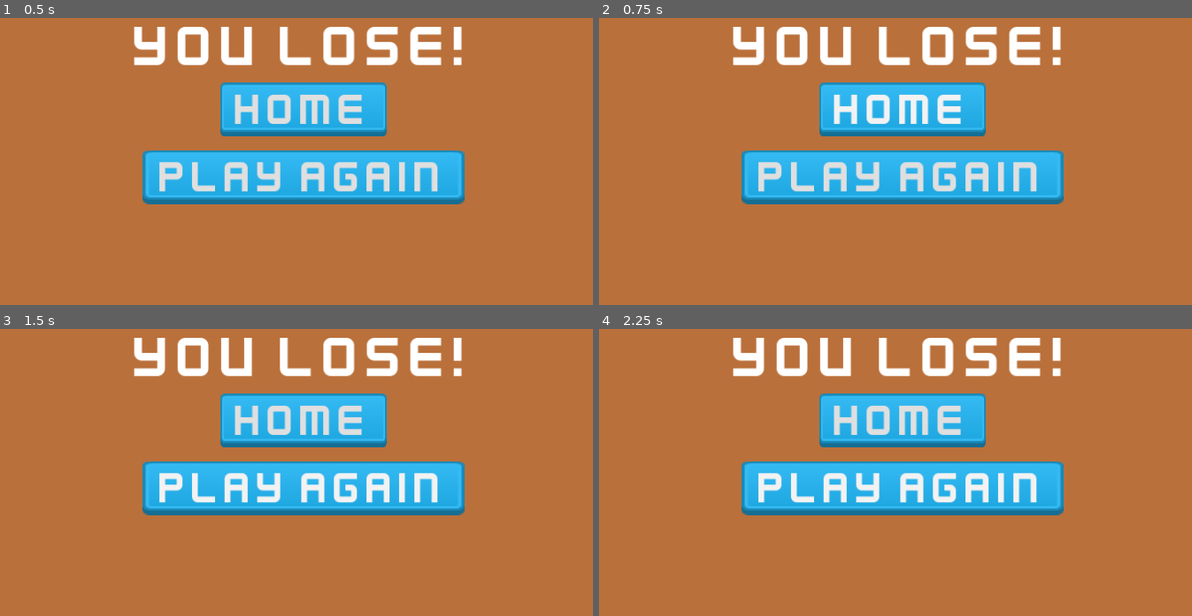
Above: before the commit, frames 1-4 (two rows, left to right).
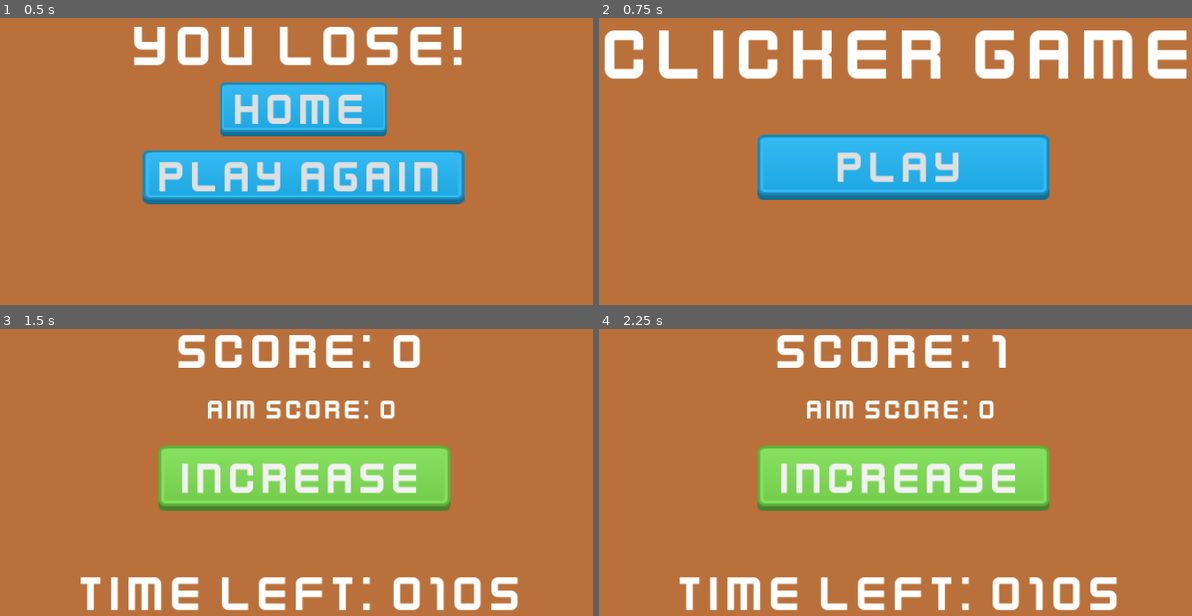
Above: after the commit, the same moments.

Repository: dspad/GodotMobileProject
Game: Godot game, scene res://Lose.tscn
The game is run twice, just before and just after one commit, with the same random seed, the same clock (stepped at 60 frames per second) and the same inputs. This scene is started directly instead of the project's main scene.
Inputs (mouse positions are in pixels of both pictures, inside the frame that each line leads up to):
- Up to frame 1 (0.5 s): no input
- Up to frame 2 (0.75 s): click "Home" at 0.5 s
- Up to frame 3 (1.5 s): click (302, 478) at 1.25 s, where only the run after the commit has a clickable "Play"
- Up to frame 4 (2.25 s): click (901, 486) at 2 s, where only the run before the commit has a clickable "Play Again"

Frame 1 is identical in both runs. In frame 2, 23% of the frame differs, in the area x 0-100%, y 3-65%; in frame 3, 26%; in frame 4, 26%, in the area x 13-88%, y 2-99%.

Commit message:
Lose scene button logic

Diff:
--- a/Lose.tscn
+++ b/Lose.tscn
@@ -1,6 +1,7 @@
-[gd_scene load_steps=8 format=3 uid="uid://cx2g0v10jcx73"]
+[gd_scene load_steps=10 format=3 uid="uid://cx2g0v10jcx73"]
 
 [ext_resource type="FontFile" uid="uid://c3tfupipflthx" path="res://Font/kenvector_future_thin.ttf" id="1_l76bp"]
+[ext_resource type="Script" path="res://lose.gd" id="1_m33bk"]
 [ext_resource type="Texture2D" uid="uid://bud12dwhwxt5i" path="res://PNG/blue_button04.png" id="2_s80jg"]
 [ext_resource type="Texture2D" uid="uid://dnh2gaoxcxuhe" path="res://PNG/blue_button05.png" id="3_fs0jd"]
 
@@ -15,6 +16,10 @@
 [sub_resource type="StyleBoxTexture" id="StyleBoxTexture_8icqx"]
 texture = ExtResource("2_s80jg")
 
+[sub_resource type="GDScript" id="GDScript_hdan2"]
+script/source = "extends Button
+"
+
 [node name="Lose" type="Control"]
 layout_mode = 3
 anchors_preset = 15
@@ -22,6 +27,7 @@
 anchor_bottom = 1.0
 grow_horizontal = 2
 grow_vertical = 2
+script = ExtResource("1_m33bk")
 
 [node name="YouLoseLabel" type="Label" parent="."]
 layout_mode = 1
@@ -79,3 +85,7 @@
 theme_override_styles/normal = SubResource("StyleBoxTexture_8icqx")
 text = "Play Again
 "
+script = SubResource("GDScript_hdan2")
+
+[connection signal="pressed" from="HomeButton" to="." method="_on_home_button_pressed"]
+[connection signal="pressed" from="PlayAgainButton" to="." method="_on_play_again_button_pressed"]
--- /dev/null
+++ b/lose.gd
@@ -0,0 +1,9 @@
+extends Control
+
+
+func _on_home_button_pressed() -> void:
+	get_tree().change_scene_to_file("res://Menu.tscn")
+
+
+func _on_play_again_button_pressed() -> void:
+	get_tree().change_scene_to_file("res://Main.tscn")
--- a/main.gd
+++ b/main.gd
@@ -14,8 +14,6 @@
 
 func _on_time_left_timer_timeout() -> void:
 	time_left -= 1
-	if time_left > 0:
-		$TimeLeftLabel.text = "Time left: 0" + str(time_left) + "s"
-	else:
-		print("Game Over")
-		$TimeLeftTimer.stop()
+	$TimeLeftLabel.text = "Time left: 0" + str(time_left) + "s"
+	if time_left == 0:
+		get_tree().change_scene_to_file("res://Lose.tscn")
